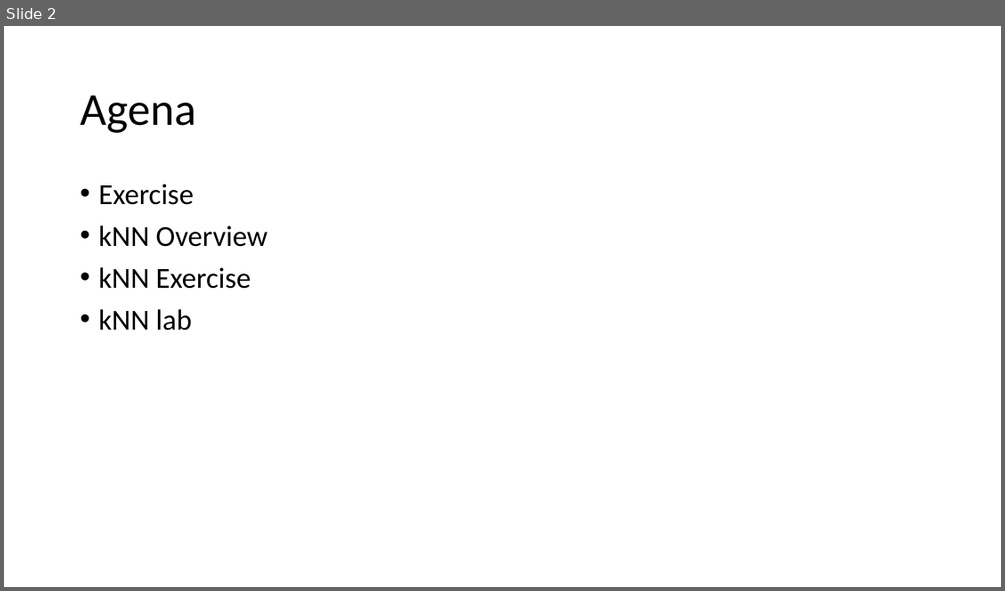
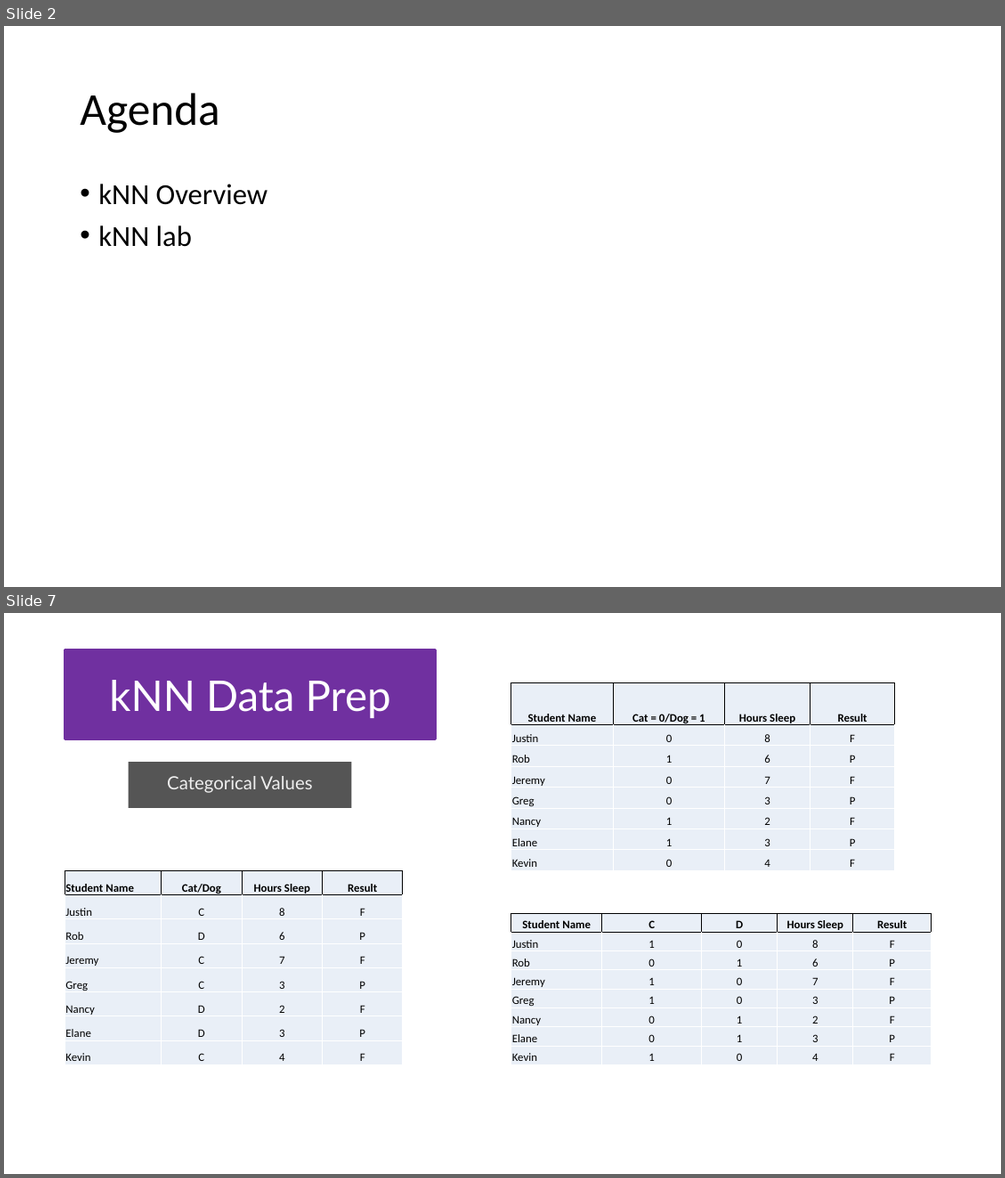
Before and after one commit to jamessdixon/tripass.knn, a slide deck: presentation/knn.pptx. Shown one above the other, each under a label of ours: slide 2 before the commit, slides 2 and 7 after it; the slides between them are not shown. The pictures are 1005x591 and 1005x1178 pixels, drawn with LibreOffice and Linux fonts; fonts in the diff are those of the drawing. Boxes give left, top, right and bottom in pixels: in the first picture for what was removed or moved away, otherwise in the second. Text is boxed around its words. In the diff, an @@ line names an element or a change of style, - is before the commit and + after.

```diff
--- a/presentation/knn.pptx
+++ b/presentation/knn.pptx
@@ slide 7 added at <box>4,613,1001,1174</box>, background #FFFFFF @@
@@ rectangle added at <box>65,649,436,738</box>, fill #7030A0, outline #7030A0 2.75 pt, 40.7 pt, text #FFFFFF @@
+kNN Data Prep
@@ table added at <box>511,683,896,871</box>, 8 rows, 4 columns @@
+Student Name | Cat = 0/Dog = 1 | Hours Sleep | Result
+Justin | 0 | 8 | F
+Rob | 1 | 6 | P
+Jeremy | 0 | 7 | F
+Greg | 0 | 3 | P
+Nancy | 1 | 2 | F
+Elane | 1 | 3 | P
+Kevin | 0 | 4 | F
@@ rectangle added at <box>128,762,351,808</box>, fill #555555, 17.5 pt, text #EEEEEE @@
+Categorical Values
@@ table added at <box>65,870,404,1064</box>, 8 rows, 4 columns @@
+Student Name | Cat/Dog | Hours Sleep | Result
+Justin | C | 8 | F
+Rob | D | 6 | P
+Jeremy | C | 7 | F
+Greg | C | 3 | P
+Nancy | D | 2 | F
+Elane | D | 3 | P
+Kevin | C | 4 | F
@@ table added at <box>511,913,930,1064</box>, 8 rows, 5 columns @@
+Student Name | C | D | Hours Sleep | Result
+Justin | 1 | 0 | 8 | F
+Rob | 0 | 1 | 6 | P
+Jeremy | 1 | 0 | 7 | F
+Greg | 1 | 0 | 3 | P
+Nancy | 0 | 1 | 2 | F
+Elane | 0 | 1 | 3 | P
+Kevin | 1 | 0 | 4 | F
@@ slide 2 changed as well @@
@@ title at <box>80,93,219,133</box>: text changed @@
-Agena
+Agenda
@@ text at <box>98,184,194,205</box>: paragraph removed @@
-• Exercise
@@ text at <box>98,267,251,289</box>: paragraph removed @@
-• kNN Exercise
```
Also in this commit, not shown: 13 other slides added, 2 slides removed, 6 other files.
